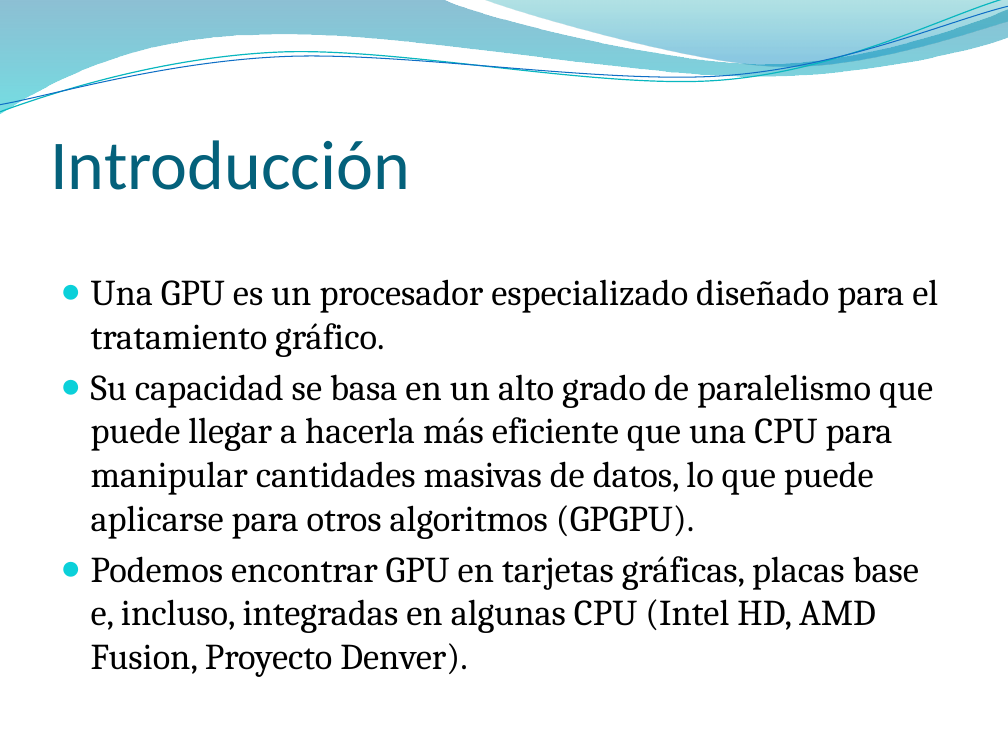
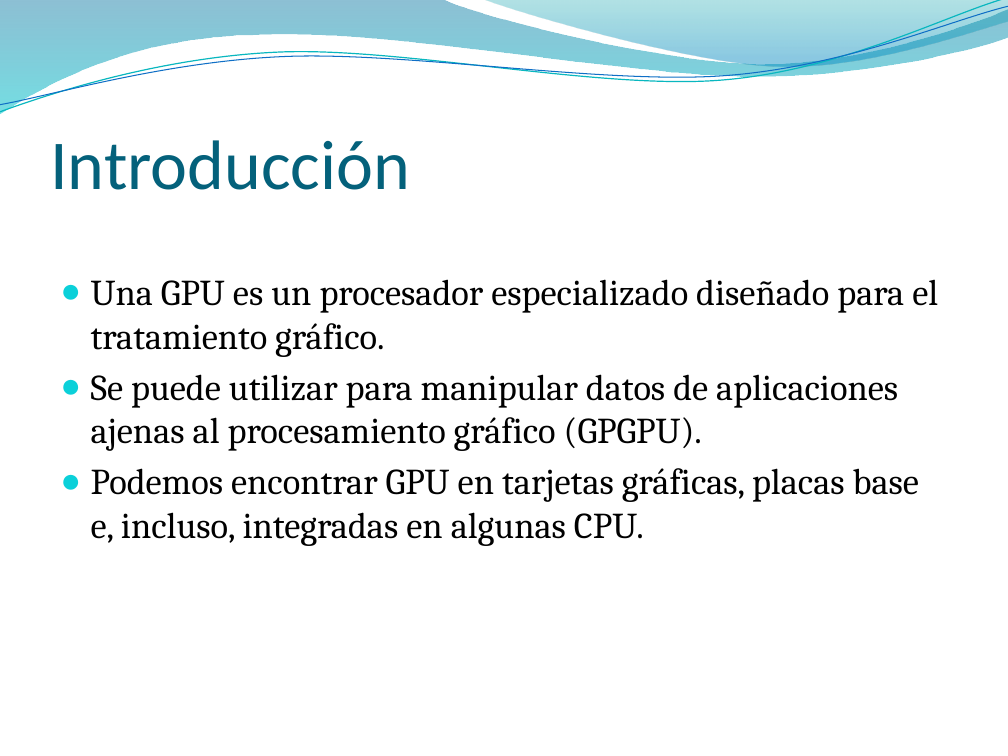
Before and after one commit to vinaygaba/pycuda-filters, a slide deck: slide 2 of out/presentacion/presentacionTAD.pptx. Drawn at 1008x756 pixels with LibreOffice and Linux fonts; fonts in the diff are those of the drawing; background and template pictures are left out. Boxes give left, top, right and bottom in pixels: in the first picture for what was removed or moved away, otherwise in the second. Text is boxed around its words. In the diff, an @@ line names an element or a change of style, - is before the commit and + after.

```diff
--- a/out/presentacion/presentacionTAD.pptx
+++ b/out/presentacion/presentacionTAD.pptx
@@ text at box(91, 374, 919, 546): text changed @@
-● Su capacidad se basa en un alto grado de paralelismo que puede llegar a hacerla más eficiente que una CPU para manipular cantidades masivas de datos, lo que puede aplicarse para otros algoritmos (GPGPU).
-● Podemos encontrar GPU en tarjetas gráficas, placas base e, incluso, integradas en algunas CPU (Intel HD, AMD Fusion, Proyecto Denver).
+● Se puede utilizar para manipular datos de aplicaciones ajenas al procesamiento gráfico (GPGPU).
+● Podemos encontrar GPU en tarjetas gráficas, placas base e, incluso, integradas en algunas CPU.
```
Also in this commit, not shown: 2 other slides changed, 7 slides added.
